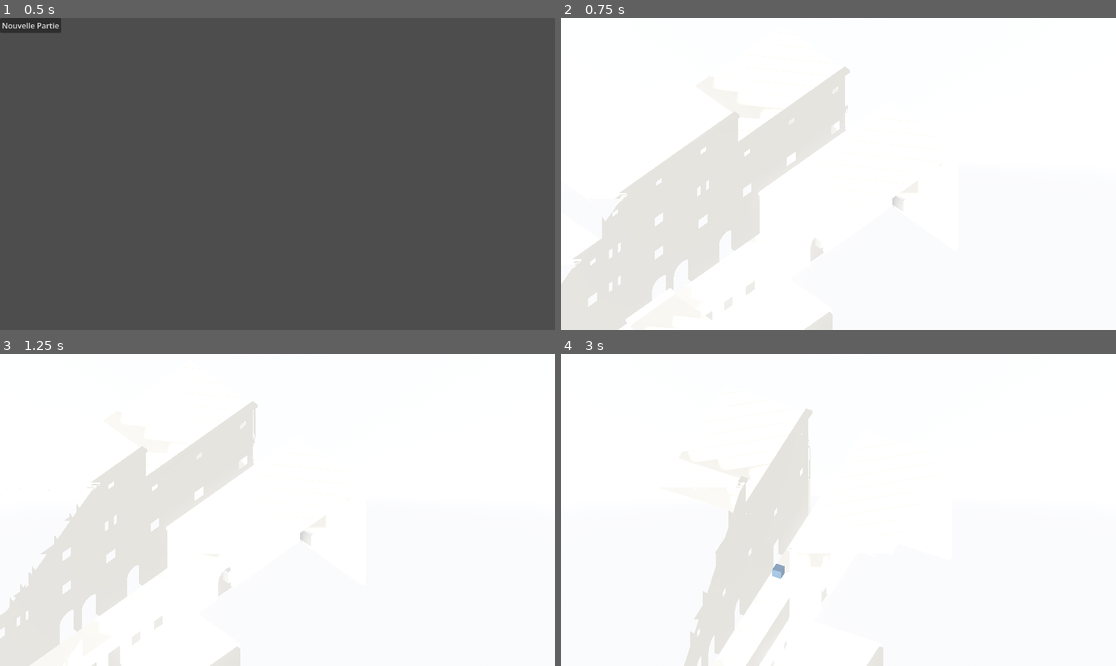
Above: before the commit, frames 1-4 (two rows, left to right).
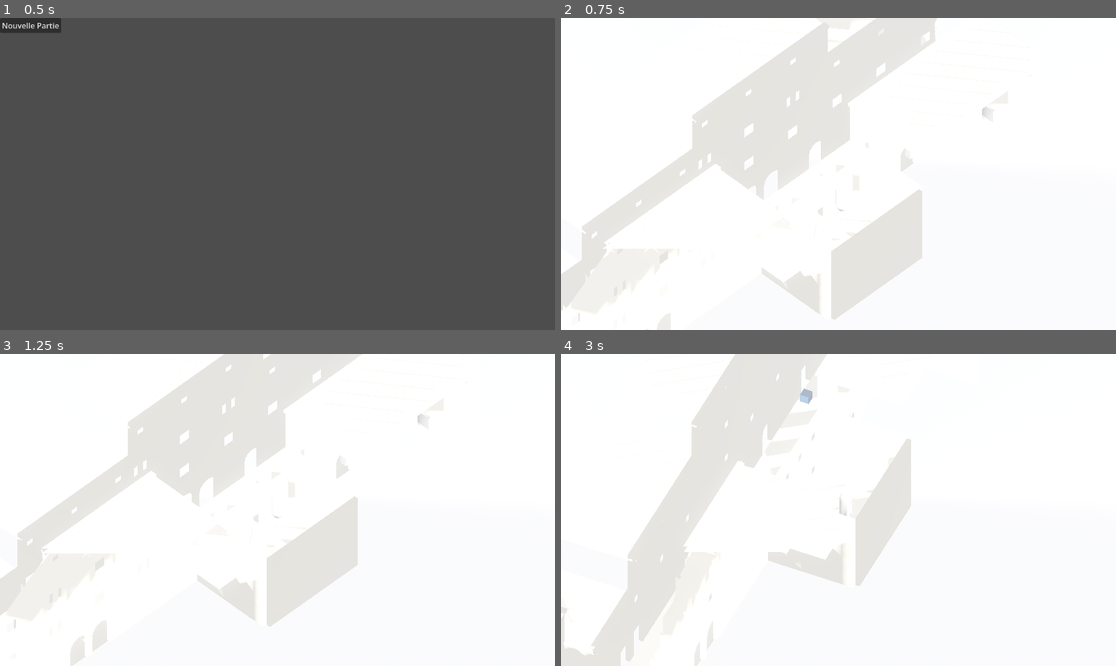
Above: after the commit, the same moments.

Repository: sillpct/lagoutte
Game: Godot game, scene res://scenes/main/main.tscn
The game is run twice, just before and just after one commit, with the same random seed, the same clock (stepped at 60 frames per second) and the same inputs.
Inputs (mouse positions are in pixels of both pictures, inside the frame that each line leads up to):
- Up to frame 1 (0.5 s): no input
- Up to frame 2 (0.75 s): click "Nouvelle Partie" at 0.5 s
- Up to frame 3 (1.25 s): no input
- Up to frame 4 (3 s): tap Enter (ui_accept) at 1.25, 1.52, 2.27 s; move the mouse to (960, 494) at 1.27 s; hold Right (ui_right) 1.28-2.03 s; hold T (end_turn) 1.28-2.03 s; click (960, 494) at 1.42 s; move the mouse to (727, 525) at 2.02 s; hold Down (ui_down) 2.03-2.78 s; tap E (interact) at 2.1 s; click (727, 525) at 2.17 s; move the mouse to (894, 441) at 2.77 s; hold Right (ui_right) from 2.78 s (still down); hold R (recenter_camera) from 2.78 s (still down); click (894, 441) at 2.92 s

Frame 1 is identical in both runs. In frame 2, 19% of the frame differs, in the area x 0-78%, y 0-100%; in frame 3, 21%, in the area x 0-77%, y 0-100%; in frame 4, 21%.

Commit message:
Update exploration.tscn

Diff:
--- a/scenes/exploration/exploration.tscn
+++ b/scenes/exploration/exploration.tscn
@@ -28,6 +28,7 @@
 [ext_resource type="PackedScene" path="res://scenes/ui/subtitle_ui.tscn" id="27_subtitle_ui"]
 [ext_resource type="Script" path="res://scenes/sequences/afflux_window_sequence.gd" id="28_afflux_window_sequence"]
 [ext_resource type="PackedScene" path="res://scenes/sequences/sequence_trigger.tscn" id="29_sequence_trigger"]
+[ext_resource type="Script" path="res://scenes/exploration/player_spawn_controller.gd" id="30_player_spawn_controller"]
 
 [sub_resource type="BoxMesh" id="BoxMesh_cvbhj"]
 size = Vector3(20, 0.1, 20)
@@ -66,9 +67,9 @@
 [node name="CombatGrid" parent="." unique_id=951227565 instance=ExtResource("2_combat_grid")]
 transform = Transform3D(1, 0, 0, 0, 1, 0, 0, 0, 1, -4.5, 0.06, -4.5)
 
-[node name="WorldMouseQuery" type="Node" parent="." unique_id=511842449]
+[node name="WorldMouseQuery" type="Node" parent="." unique_id=511842449 node_paths=PackedStringArray("path_service")]
 script = ExtResource("16_world_mouse_query")
-ground_y = 0.06
+path_service = NodePath("../PathService")
 
 [node name="PathService" type="Node" parent="." unique_id=1442252667 node_paths=PackedStringArray("navigation_region")]
 script = ExtResource("19_path_service")
@@ -99,6 +100,11 @@
 [node name="Player" parent="." unique_id=295733018 node_paths=PackedStringArray("scripted_sequence_manager") instance=ExtResource("1_toxw2")]
 scripted_sequence_manager = NodePath("../ScriptedSequenceManager")
 
+[node name="PlayerSpawnController" type="Node" parent="." node_paths=PackedStringArray("player", "spawn_point")]
+script = ExtResource("30_player_spawn_controller")
+player = NodePath("../Player")
+spawn_point = NodePath("../BruyeresPrologueAssemblage/PlayerSpawn")
+
 [node name="CombatRangeVisual" type="MeshInstance3D" parent="." unique_id=1278997254 node_paths=PackedStringArray("combat_movement", "combat_manager", "active_unit")]
 script = ExtResource("15_combat_range_visual")
 combat_movement = NodePath("../CombatMovement")
@@ -111,13 +117,14 @@
 scripted_sequence_manager = NodePath("../ScriptedSequenceManager")
 units = [NodePath("../Player"), NodePath("../SectRenegade")]
 
-[node name="CombatMovement" type="Node" parent="." unique_id=171960228 node_paths=PackedStringArray("grid", "combat_manager", "scripted_sequence_manager", "active_unit", "combat_attack", "path_service", "unit_path_mover")]
+[node name="CombatMovement" type="Node" parent="." unique_id=171960228 node_paths=PackedStringArray("grid", "combat_manager", "scripted_sequence_manager", "active_unit", "combat_attack", "world_mouse_query", "path_service", "unit_path_mover")]
 script = ExtResource("7_combat_movement")
 grid = NodePath("../CombatGrid")
 combat_manager = NodePath("../CombatManager")
 scripted_sequence_manager = NodePath("../ScriptedSequenceManager")
 active_unit = NodePath("../Player")
 combat_attack = NodePath("../CombatAttack")
+world_mouse_query = NodePath("../WorldMouseQuery")
 path_service = NodePath("../PathService")
 unit_path_mover = NodePath("../UnitPathMover")
 
